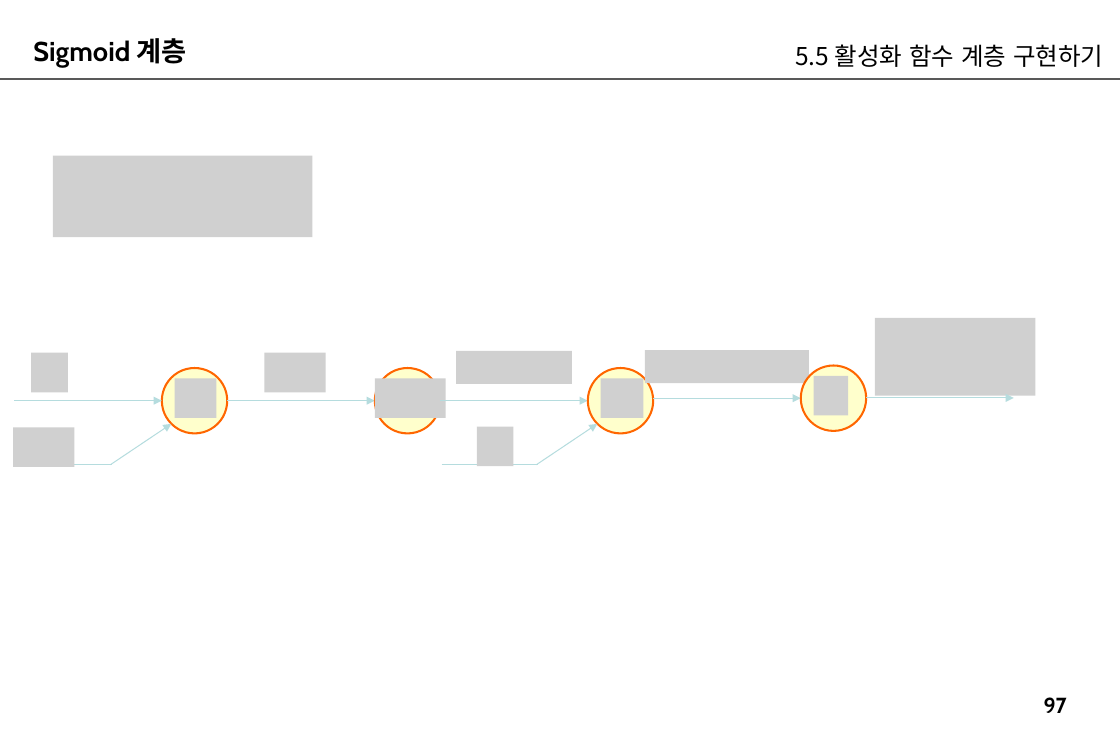
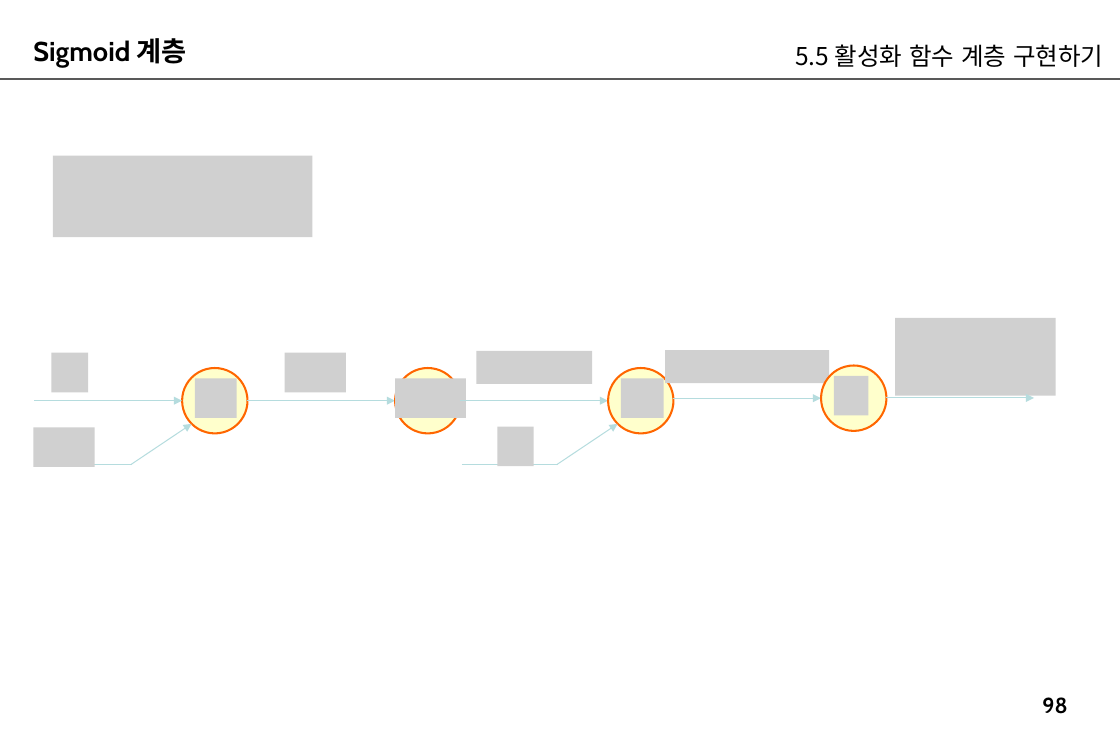
Before and after one commit to imguru-mooc/AI_Basic, a slide deck: slide 98 of 인공지능_2(판서).pptx (slide 97 before the commit). Drawn at 1120x736 pixels with LibreOffice and Linux fonts; fonts in the diff are those of the drawing; grey boxes stand for pictures. Boxes give left, top, right and bottom in pixels: in the first picture for what was removed or moved away, otherwise in the second. Text is boxed around its words. In the diff, an @@ line names an element or a change of style, - is before the commit and + after.

```diff
--- a/인공지능_2(판서).pptx
+++ b/인공지능_2(판서).pptx
@@ 11 pictures, 7 arrows, 4 ellipses, 2 lines: place and size @@
-11 pictures, 7 arrows, 4 ellipses, 2 lines at box(13, 318, 1036, 467)
+11 pictures, 7 arrows, 4 ellipses, 2 lines at box(33, 318, 1056, 467)
@@ page number at box(1042, 697, 1067, 714): text changed @@
-97
+98
```
Also in this commit, not shown: 4 other slides changed, 42 slides added.
